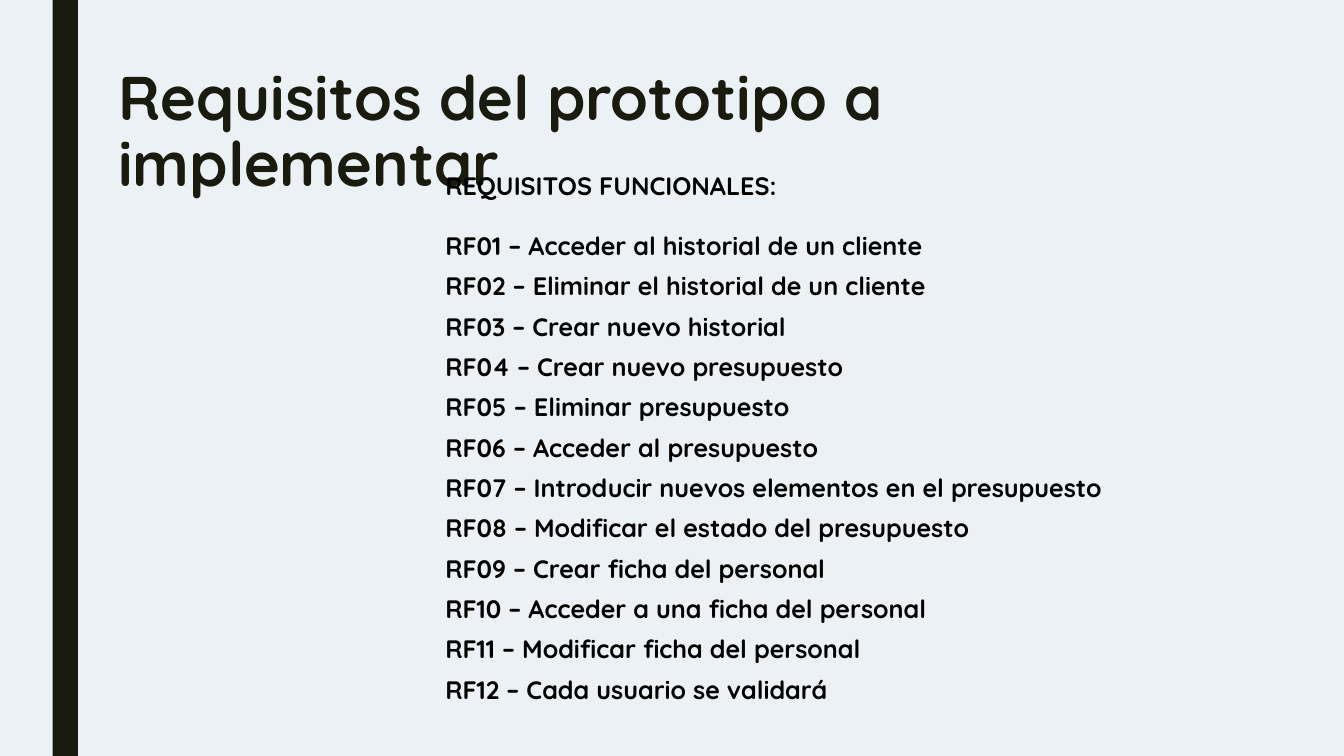
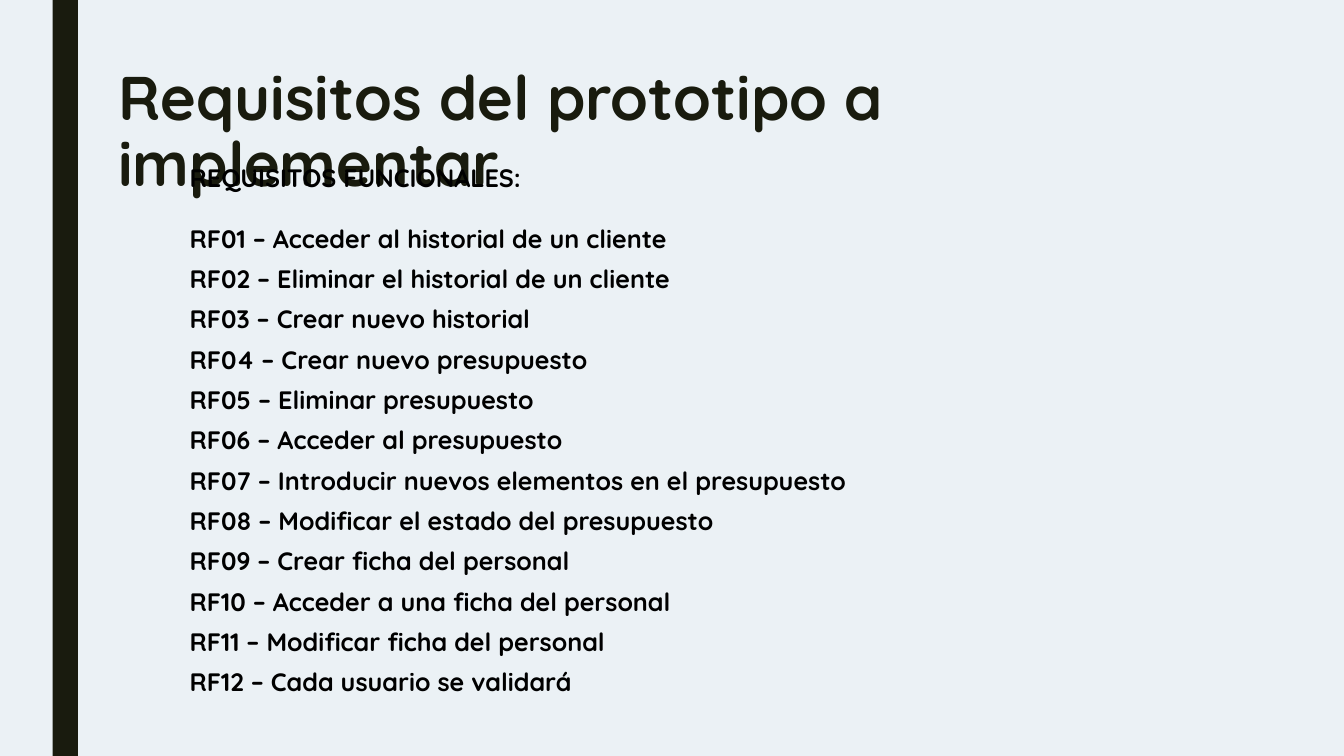
Before and after one commit to IGarrido1996/TG3_T4, a slide deck: slide 4 of TG3_plantilla primera parteppt.pptx. Drawn at 1344x756 pixels with LibreOffice and Linux fonts; fonts in the diff are those of the drawing. Boxes give left, top, right and bottom in pixels: in the first picture for what was removed or moved away, otherwise in the second. Text is boxed around its words. In the diff, an @@ line names an element or a change of style, - is before the commit and + after.

```diff
--- a/TG3_plantilla primera parteppt.pptx
+++ b/TG3_plantilla primera parteppt.pptx
@@ text "REQUISITOS FUNCIONALES:": place and size @@
-text "REQUISITOS FUNCIONALES:" at [445,168,1102,700]
+text "REQUISITOS FUNCIONALES:" at [190,161,846,692]
```
Also in this commit, not shown: 4 other slides changed, 3 other files.
